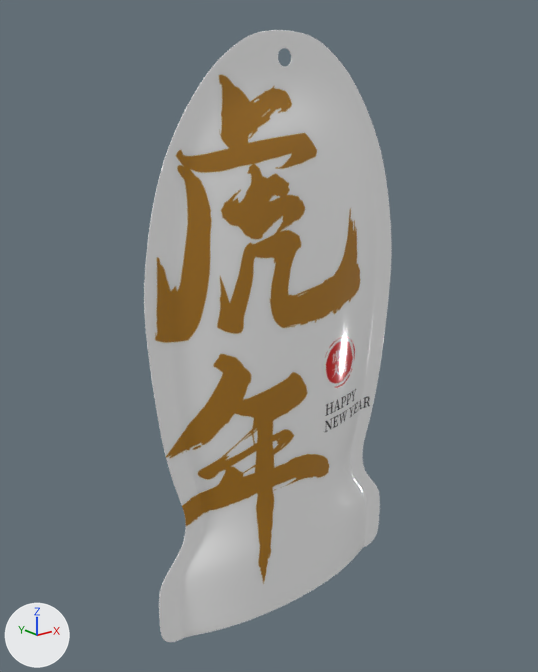
One commit to the glTF model public/models/3008.glb: the scene before it, then after it.
Both versions are drawn from a camera (50 mm lens) standing at (-213.0, -255.0, 107.0) and looking at (-5.0, 5.0, 3.0). Arrows for +X, +Y and +Z are at lower left; the lights stay in place. The picture after the commit comes second. Where no turn or scale is listed for an object, it has been applied to the vertices.

Before the edit, the objects in view are built like this:
```python
mat_material__43 = principled_material('Material #43')
mat_material__43.texture = img_下载
mat_material__43.roughness = 0.0891
me_网格 = bpy.data.meshes.new('网格')
me_网格.from_pydata(...)  # 8115 vertices, 16192 faces; spans x -72.0..72.0, y -12.0..12.0, z -121.0..149.0
me_网格.materials.append(mat_material__43)  # picture img_下载
ob_贴图 = bpy.data.objects.new('贴图', me_网格)
ob_贴图.location = (0.0, 0.0, -13.7)
```
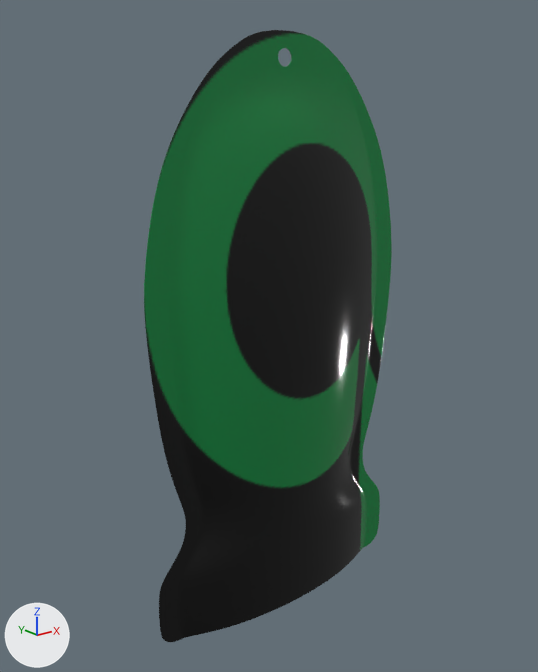
The change, as a diff of the scene's bpy script:
```diff
--- a/public/models/3008.glb.py
+++ b/public/models/3008.glb.py
@@ img_ap_watermark @@
+img_ap_watermark = load_image('AP_Watermark', '_unpacked/AP_Watermark', 300, 222, 'sRGB')
@@ mat_material__43 @@
 mat_material__43 = principled_material('Material #43')
-mat_material__43.texture = img_下载
+mat_material__43.texture = img_ap_watermark
 mat_material__43.roughness = 0.0891
```

Where the change shows, as pixel boxes (x1, y1, x2, y2) in the pictures (538 x 672 px):
'贴图', surface changed (darker)
    both: (144, 30, 392, 642)
